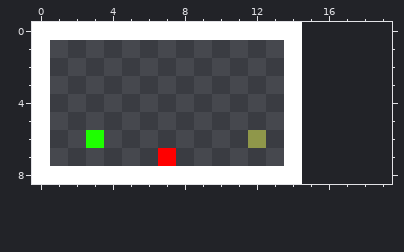
Pixel-art file, stored at src/rsc/Mapa medonho.aseprite. The first picture shows the starting point.
15x9 pixels, 1 frame. The old version is drawn lined up with the new one, on the new canvas.
New version:
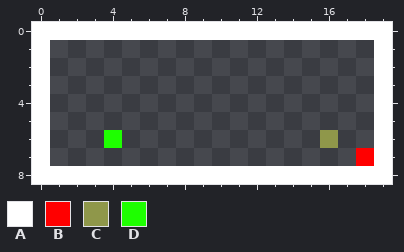
Palette (. is transparent): A #ffffff  B #ff0000  C #8f974a  D #1eff00
Changes in this commit:
canvas 15x9 -> 20x9
The edit adds colour A in row 0 at x 15 to 19; in rows 1 to 7 at x 19; in row 8 at x 15 to 19.
The edit adds colour B in row 7 at x 18.
The edit adds colour C in row 6 at x 16.
The edit adds colour D in row 6 at x 4.
Colour A is gone in rows 1 to 7 at x 14.
Colour B is gone in row 7 at x 7.
Colour C is gone in row 6 at x 12.
Colour D is gone in row 6 at x 3.
